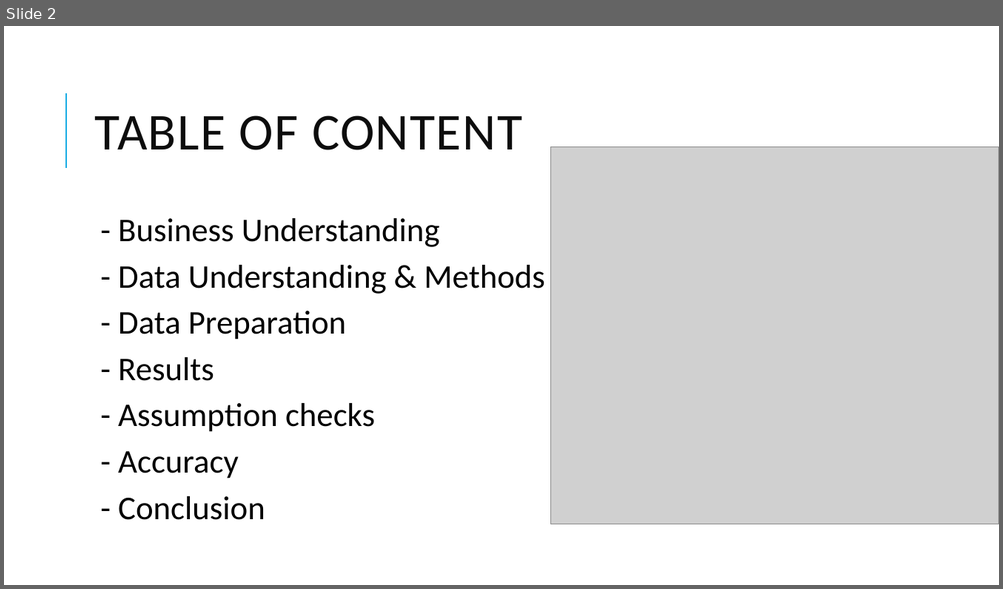
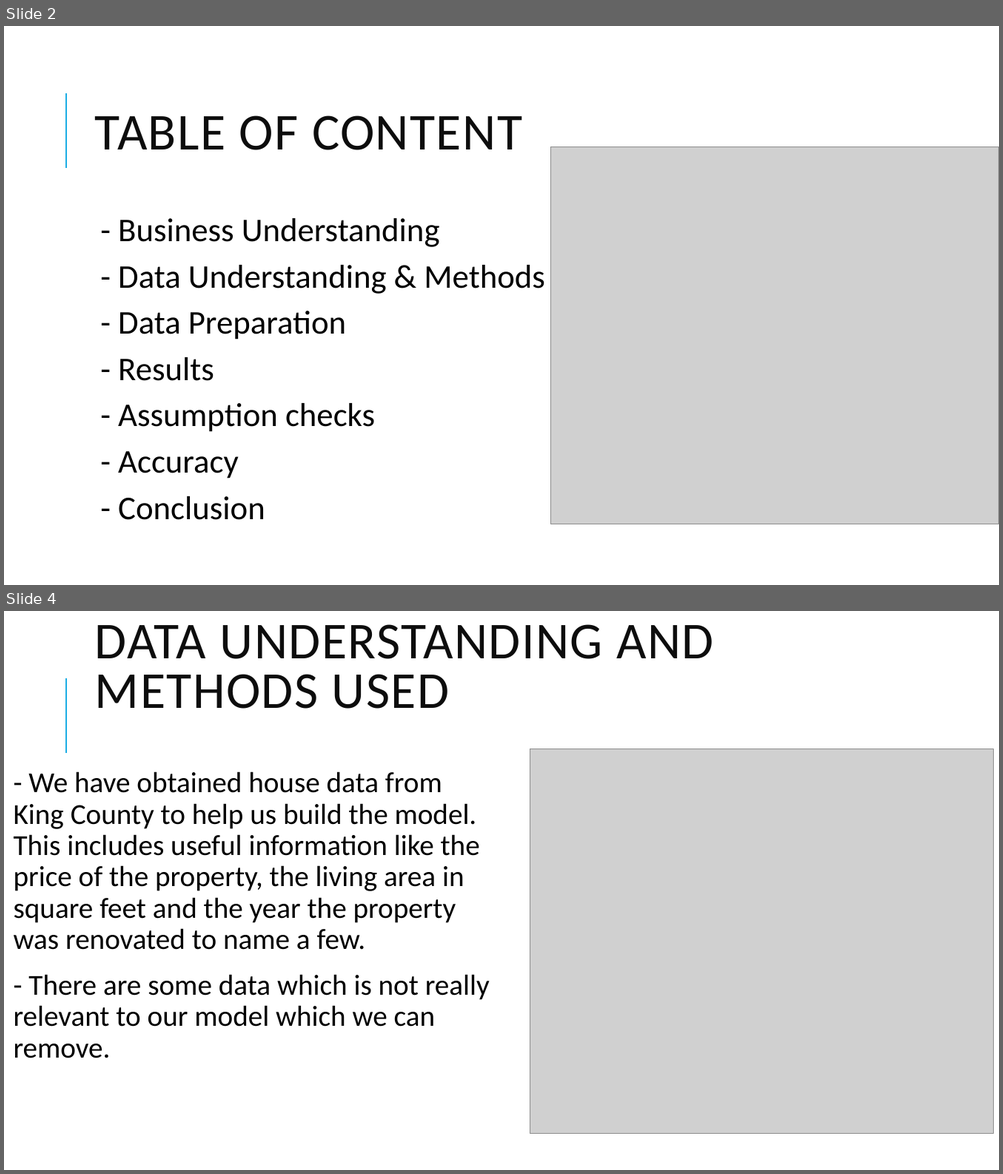
Before and after one commit to Coderunner98/Phase-2-project, a slide deck: House Pricing Analysis ppt.pptx. Shown one above the other, each under a label of ours: slide 2 before the commit, slides 2 and 4 after it; the slides between them are not shown. The pictures are 1003x589 and 1003x1174 pixels, drawn with LibreOffice and Linux fonts; fonts in the diff are those of the drawing; grey boxes stand for pictures. Boxes give left, top, right and bottom in pixels: in the first picture for what was removed or moved away, otherwise in the second. Text is boxed around its words. In the diff, an @@ line names an element or a change of style, - is before the commit and + after.

```diff
--- a/House Pricing Analysis ppt.pptx
+++ b/House Pricing Analysis ppt.pptx
@@ slide 4 added at [4, 611, 999, 1170], background #FFFFFF; not listed: 1 template element that a slide beside it also shows @@
@@ title added at [95, 624, 713, 709], 50 pt, text #0D0D0D @@
+DATA UNDERSTANDING AND METHODS USED
@@ picture added at [530, 749, 993, 1133] @@
@@ text added at [14, 772, 489, 1059], 28 pt, text #000000 @@
+- We have obtained house data from King County to help us build the model. This includes useful information like the price of the property, the living area in square feet and the year the property was renovated to name a few.
+- There are some data which is not really relevant to our model which we can remove.
```
Also in this commit, not shown: 6 slides changed, 1 other slide added, 1 slide removed.
